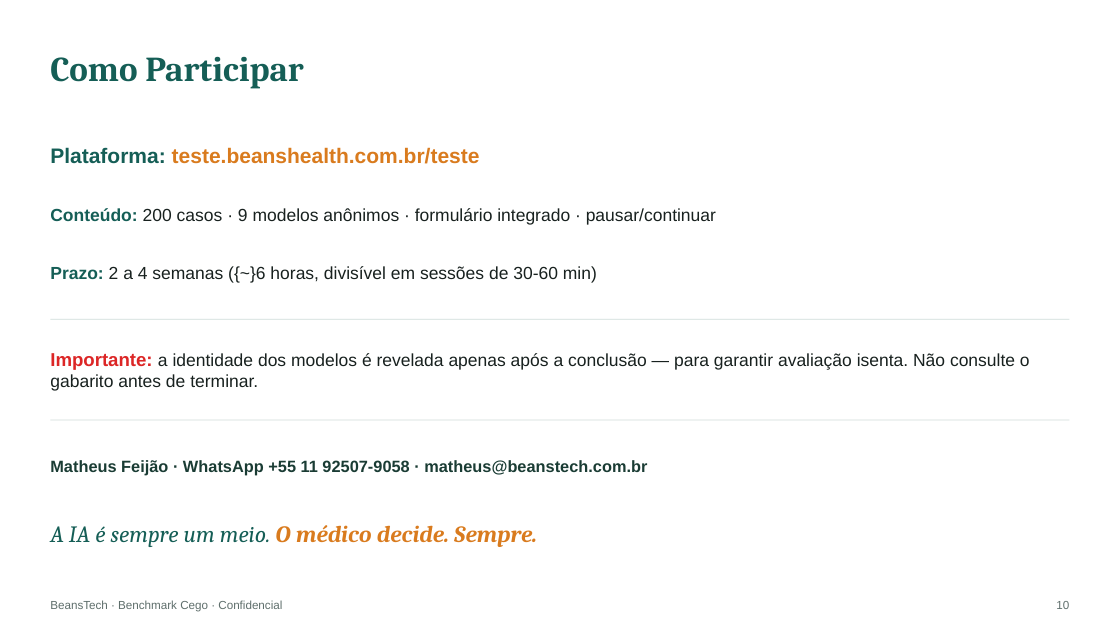
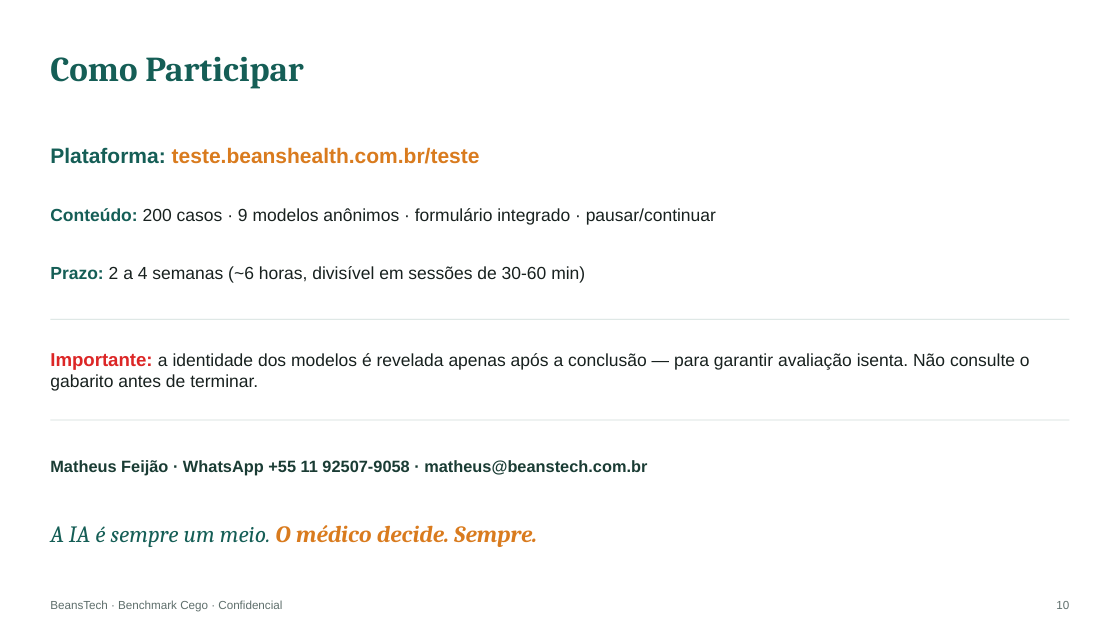
Before and after one commit to beanstechhub/healthtech-infra, a slide deck: slide 10 of apresentacoes/Benchmark_Cego_Medicos.pptx. Drawn at 1120x630 pixels with LibreOffice and Linux fonts; fonts in the diff are those of the drawing. Boxes give left, top, right and bottom in pixels: in the first picture for what was removed or moved away, otherwise in the second. Text is boxed around its words. In the diff, an @@ line names an element or a change of style, - is before the commit and + after.

Commit message:
Apresentação médica revisada: template corrigido, 10 slides sem falhas

```diff
--- a/apresentacoes/Benchmark_Cego_Medicos.pptx
+++ b/apresentacoes/Benchmark_Cego_Medicos.pptx
@@ text at [50,266,585,283]: text changed @@
-Prazo: 2 a 4 semanas ({~}6 horas, divisível em sessões de 30-60 min)
+Prazo: 2 a 4 semanas (~6 horas, divisível em sessões de 30-60 min)
```
Also in this commit, not shown: 1 other file.
